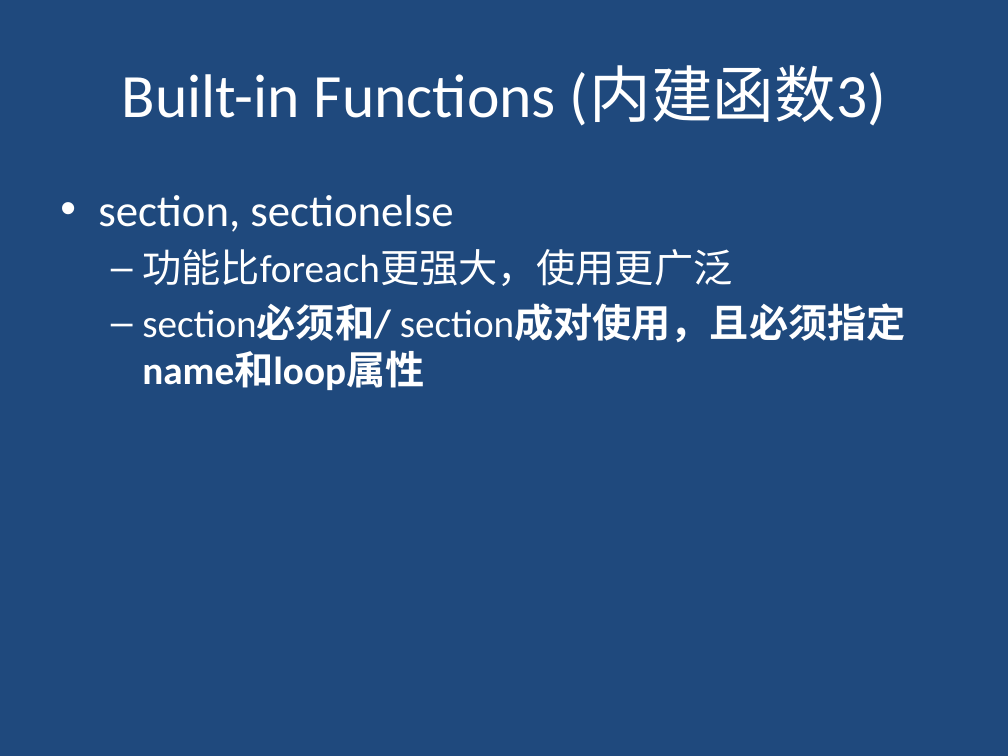
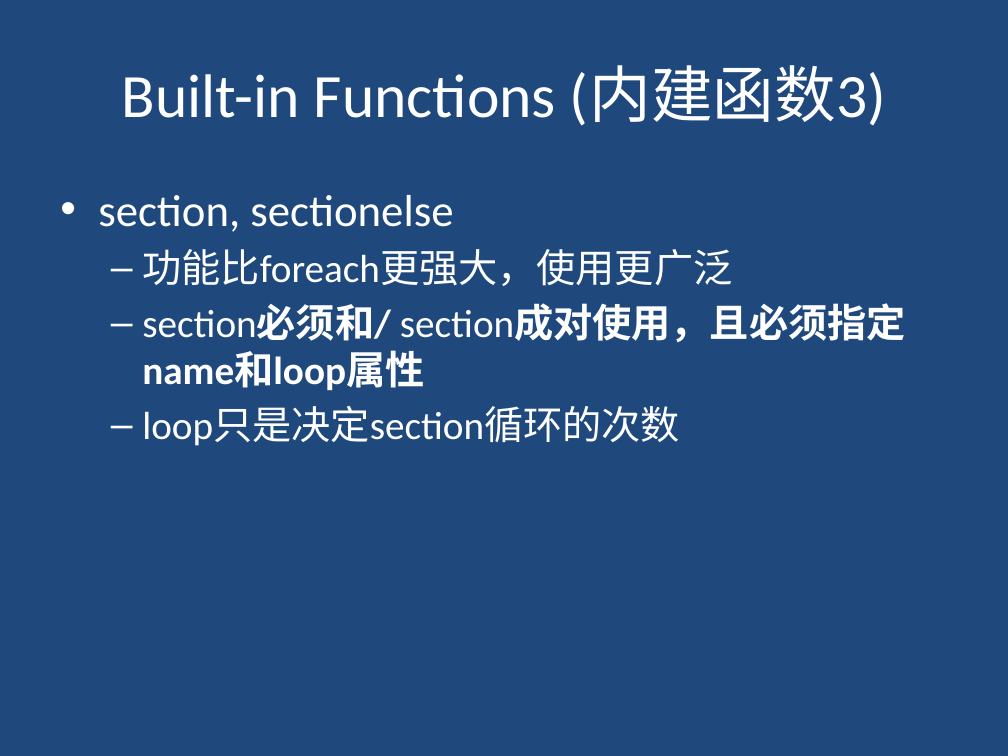
Before and after one commit to nkfeiyang/smarty_trainning, a slide deck: slide 19 of ppt/Smarty_2.pptx. Drawn at 1008x756 pixels with LibreOffice and Linux fonts; fonts in the diff are those of the drawing. Boxes give left, top, right and bottom in pixels: in the first picture for what was removed or moved away, otherwise in the second. Text is boxed around its words. In the diff, an @@ line names an element or a change of style, - is before the commit and + after.

```diff
--- a/ppt/Smarty_2.pptx
+++ b/ppt/Smarty_2.pptx
@@ text at [142,406,680,446]: paragraph added @@
+  – loop只是决定section循环的次数
```
Also in this commit, not shown: 1 slide added, 10 other files.
